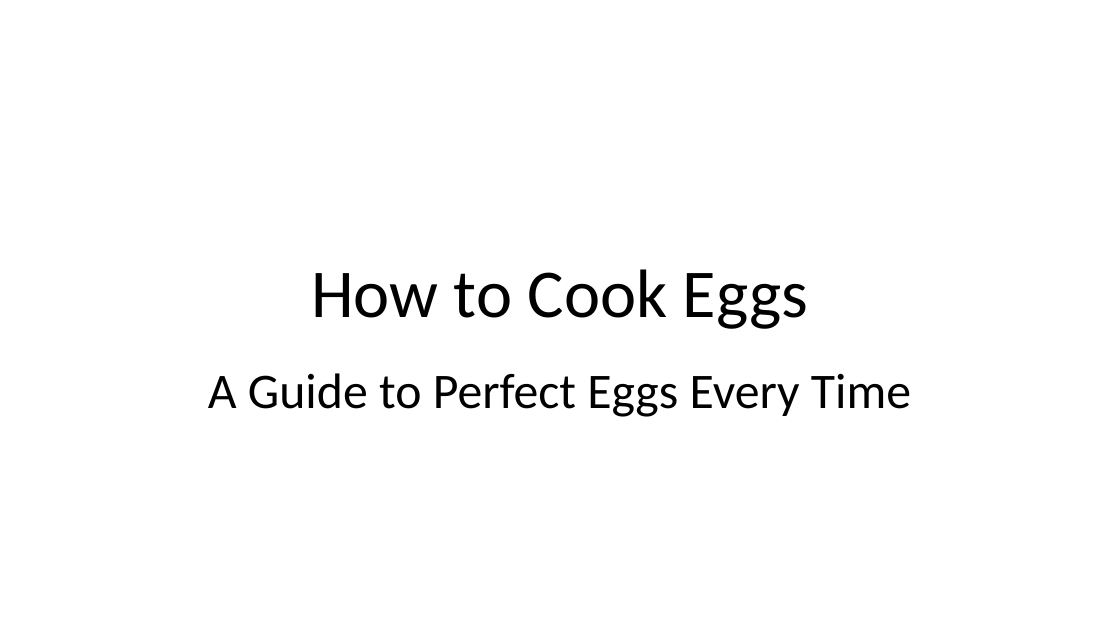
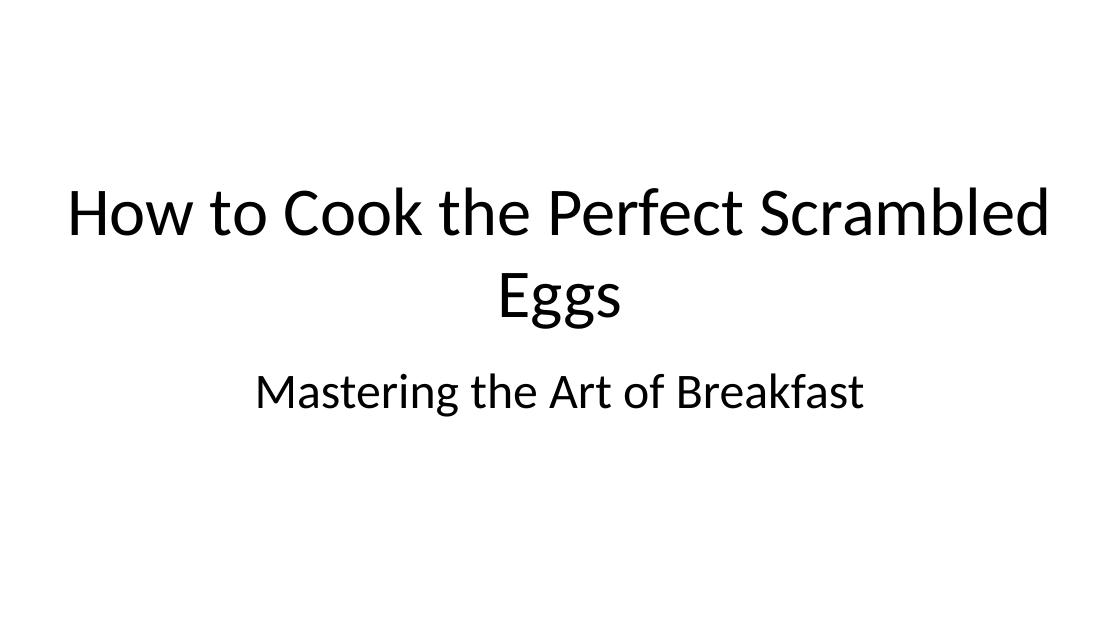
Before and after one commit to jeremyvet/ai-slides, a slide deck: slide 1 of cool.pptx. Drawn at 1120x630 pixels with LibreOffice and Linux fonts; fonts in the diff are those of the drawing. Boxes give left, top, right and bottom in pixels: in the first picture for what was removed or moved away, otherwise in the second. Text is boxed around its words. In the diff, an @@ line names an element or a change of style, - is before the commit and + after.

```diff
--- a/cool.pptx
+++ b/cool.pptx
@@ title at <box>67,187,1051,329</box>: text changed @@
-How to Cook Eggs
+How to Cook the Perfect Scrambled Eggs
@@ subtitle at <box>255,373,865,417</box>: text changed @@
-A Guide to Perfect Eggs Every Time
+Mastering the Art of Breakfast
```
Also in this commit, not shown: 15 slides added, 1 other file.
